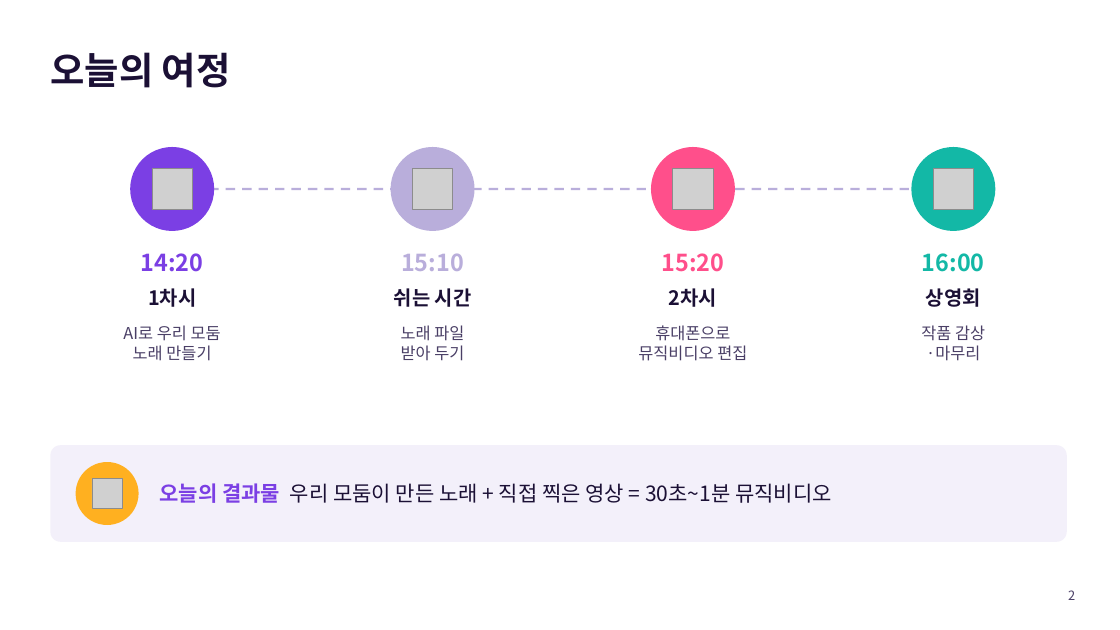
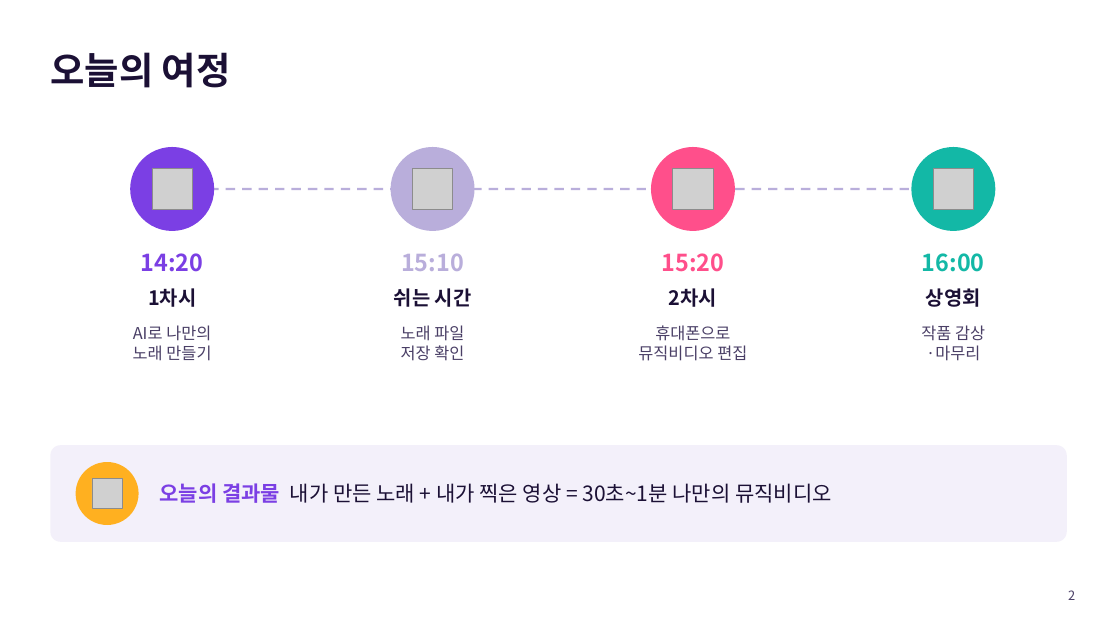
Before and after one commit to jisun294020-ops/school, a slide deck: slide 2 of 평택여고_2026-10-21/PPT_중학생용_휴대폰실습.pptx. Drawn at 1120x630 pixels with LibreOffice and Linux fonts; fonts in the diff are those of the drawing; grey boxes stand for pictures. Boxes give left, top, right and bottom in pixels: in the first picture for what was removed or moved away, otherwise in the second. Text is boxed around its words. In the diff, an @@ line names an element or a change of style, - is before the commit and + after.

```diff
--- a/평택여고_2026-10-21/PPT_중학생용_휴대폰실습.pptx
+++ b/평택여고_2026-10-21/PPT_중학생용_휴대폰실습.pptx
@@ text at [133,325,211,341]: text changed @@
-AI로 우리 모둠
+AI로 나만의
@@ text at [401,345,464,361]: text changed @@
-받아 두기
+저장 확인
@@ text at [160,483,832,503]: text changed @@
-오늘의 결과물 우리 모둠이 만든 노래 + 직접 찍은 영상 = 30초~1분 뮤직비디오
+오늘의 결과물 내가 만든 노래 + 내가 찍은 영상 = 30초~1분 나만의 뮤직비디오
```
Also in this commit, not shown: 10 other slides changed, 3 other files.
